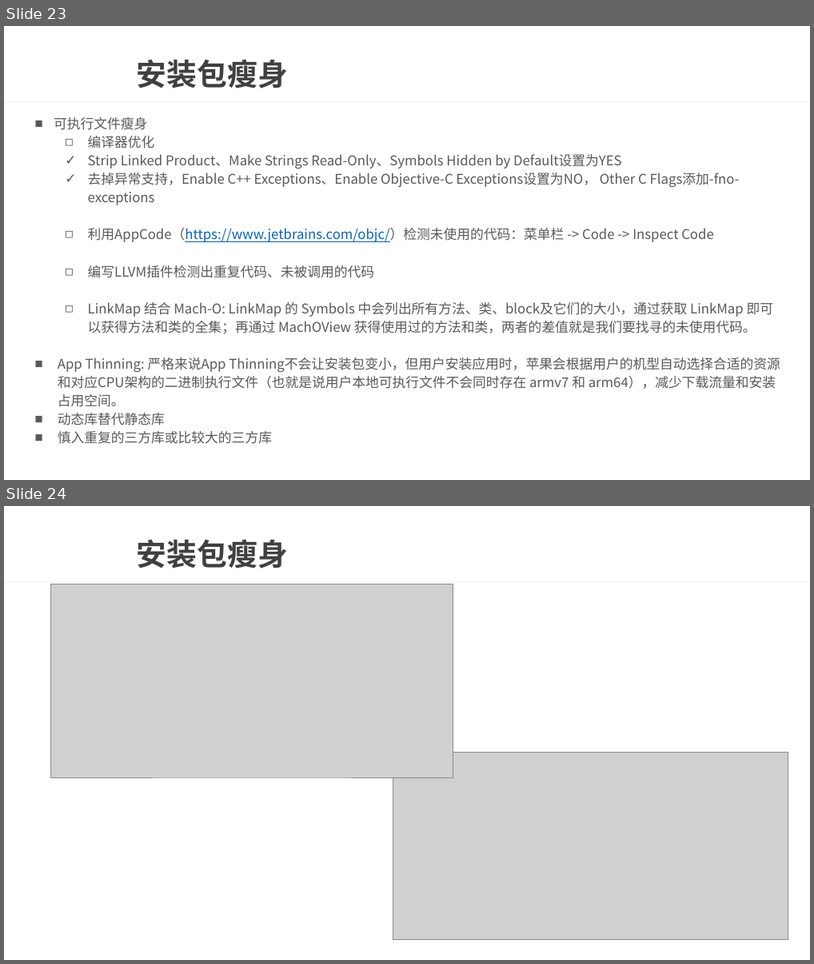
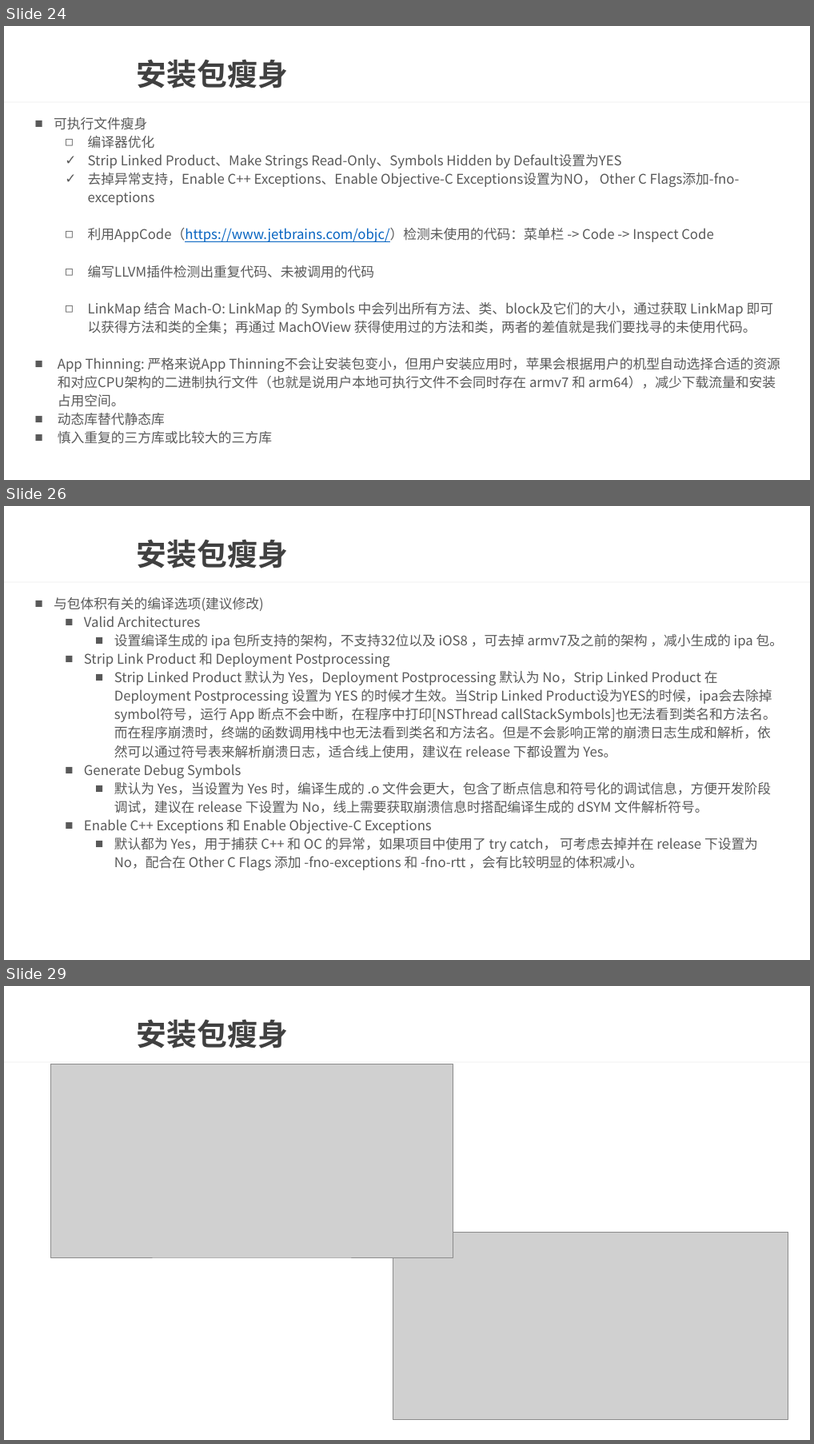
Before and after one commit to wtj900/wtj900.github.io, a slide deck: file/面试文档/06-性能优化.pptx. Shown one above the other, each under a label of ours: slides 23 and 24 before the commit, slides 24, 26 and 29 after it; the slides between them are not shown. The pictures are 814x964 and 814x1444 pixels, drawn with LibreOffice and Linux fonts; fonts in the diff are those of the drawing; grey boxes stand for pictures; background and template pictures are left out. Boxes give left, top, right and bottom in pixels: in the first picture for what was removed or moved away, otherwise in the second. Text is boxed around its words. In the diff, an @@ line names an element or a change of style, - is before the commit and + after.

```diff
--- a/file/面试文档/06-性能优化.pptx
+++ b/file/面试文档/06-性能优化.pptx
@@ slide 26 added at [4, 506, 810, 960], background picture (left out); not listed: 1 template element that a slide beside it also shows @@
@@ title added at [137, 539, 288, 568], 36 pt, text #404040, bold @@
+安装包瘦身
@@ text added at [54, 597, 784, 870], 16 pt, text #595959 @@
+■ 与包体积有关的编译选项(建议修改)
+  ■ Valid Architectures
+    ■ 设置编译生成的 ipa 包所支持的架构，不支持32位以及 iOS8 ，可去掉 armv7及之前的架构 ，减小生成的 ipa 包。
+  ■ Strip Link Product 和 Deployment Postprocessing
+    ■ Strip Linked Product 默认为 Yes，Deployment Postprocessing 默认为 No，Strip Linked Product 在 Deployment Postprocessing 设置为 YES 的时候才生效。当Strip Linked Product设为YES的时候，ipa会去除掉symbol符号，运行 App 断点不会中断，在程序中打印[NSThread callStackSymbols]也无法看到类名和方法名。而在程序崩溃时，终端的函数调用栈中也无法看到类名和方法名。但是不会影响正常的崩溃日志生成和解析，依然可以通过符号表来解析崩溃日志，适合线上使用，建议在 release 下都设置为 Yes。
+  ■ Generate Debug Symbols
+    ■ 默认为 Yes，当设置为 Yes 时，编译生成的 .o 文件会更大，包含了断点信息和符号化的调试信息，方便开发阶段调试，建议在 release 下设置为 No，线上需要获取崩溃信息时搭配编译生成的 dSYM 文件解析符号。
+  ■ Enable C++ Exceptions 和 Enable Objective-C Exceptions
+    ■ 默认都为 Yes，用于捕获 C++ 和 OC 的异常，如果项目中使用了 try catch， 可考虑去掉并在 release 下设置为 No，配合在 Other C Flags 添加 -fno-exceptions 和 -fno-rtt ，会有比较明显的体积减小。
@@ what was slide 23 is now slide 24 @@
@@ what was slide 24 is now slide 29 @@
```
Also in this commit, not shown: 3 slides changed, 5 other slides added.
